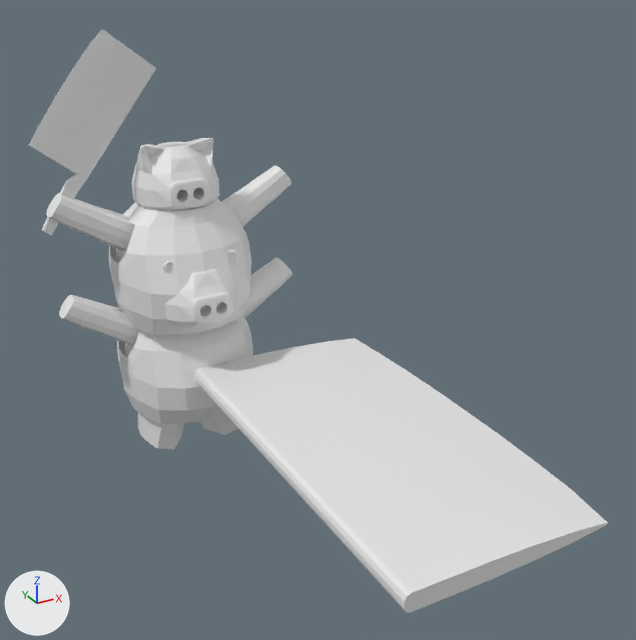
An edit to the glTF model Resources/Assets/AssetsWorkspace/BlenderWorkspace/Enemy_01_attack.gltf, drawn before and after from the same camera.
One viewpoint serves both versions: a 50 mm lens placed at (-4.44, -12.6, 6.3), pointed at (0.89, -2.9, 1.45). Every picture has the same lights, and +X, +Y and +Z are marked at lower left. The picture after the commit comes second. Where no turn or scale is listed for an object, it has been applied to the vertices.

The first picture shows '球', '球.001', '球.002', '立方体', '立方体.001'.
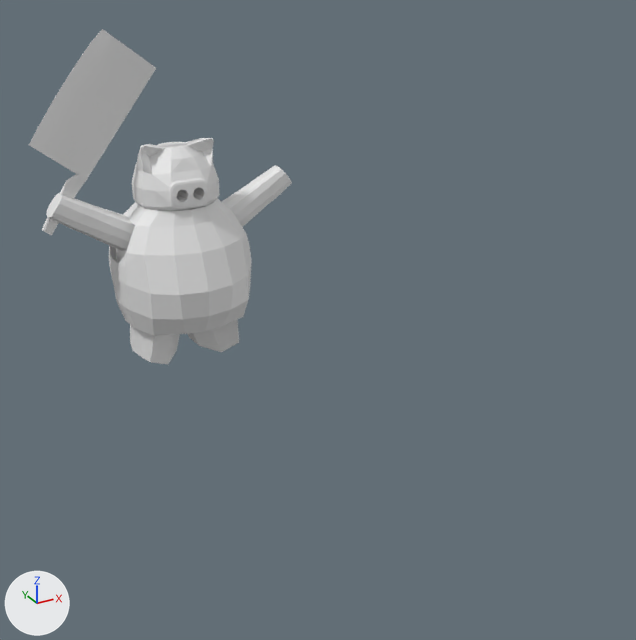
Changed parts and their boxes (x1, y1, x2, y2) in the pictures (636 x 640 px):
'立方体', deleted
    before: (194, 338, 608, 613)
'球.002', deleted
    before: (117, 317, 253, 424)
'球.001', deleted
    before: (59, 257, 293, 449)
'球', deleted
    before: (163, 250, 241, 327)

The change, as a list of edits to the scene's bpy script:
```text
Remove ob_球:
    ob_球 = bpy.data.objects.new('球', me_球_001)
    ob_球.location = (0.0, -0.34, 1.23)
Remove ob_球_001:
    ob_球_001 = bpy.data.objects.new('球.001', me_球_002)
    ob_球_001.location = (0.0, 0.0, 0.0)
Remove ob_球_002:
    ob_球_002 = bpy.data.objects.new('球.002', me_球_003)
    ob_球_002.location = (0.0, 0.02, -0.03)
Remove ob_立方体:
    ob_立方体 = bpy.data.objects.new('立方体', me_立方体)
    ob_立方体.location = (0.0, 0.0, 0.0)
```
